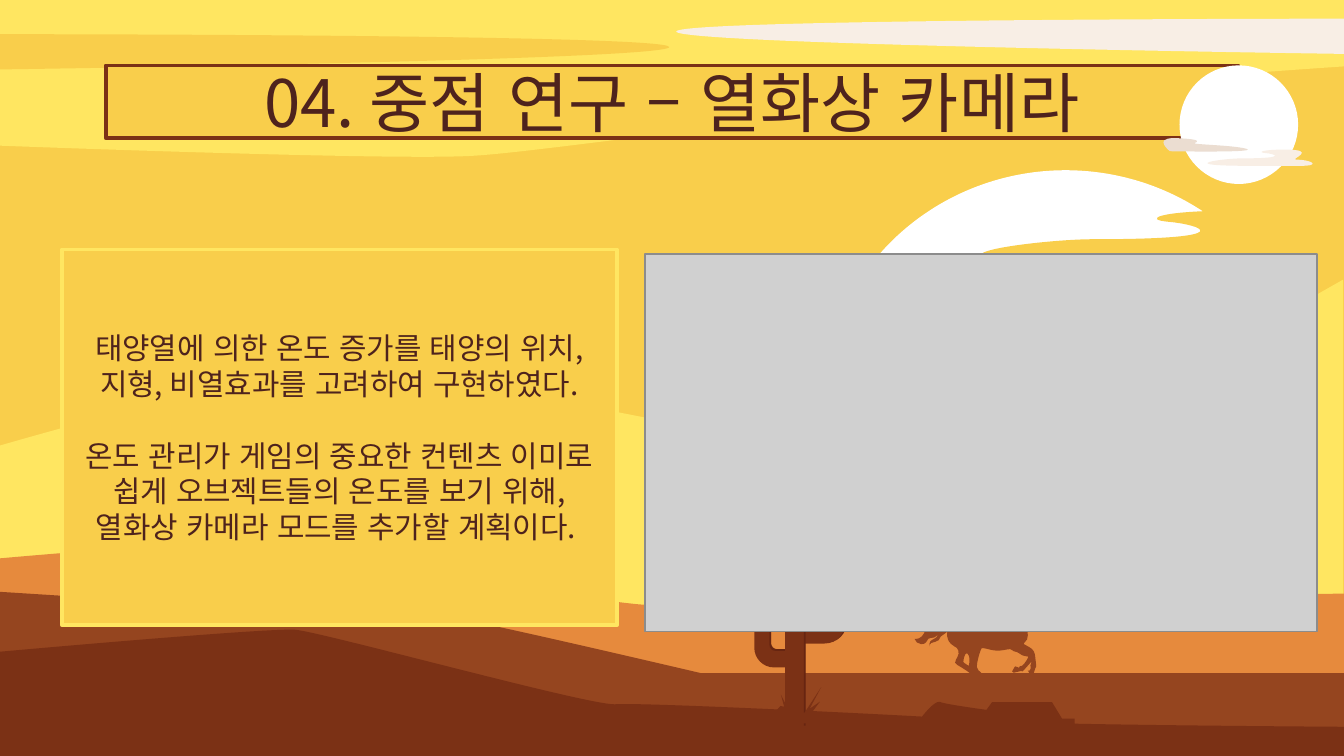
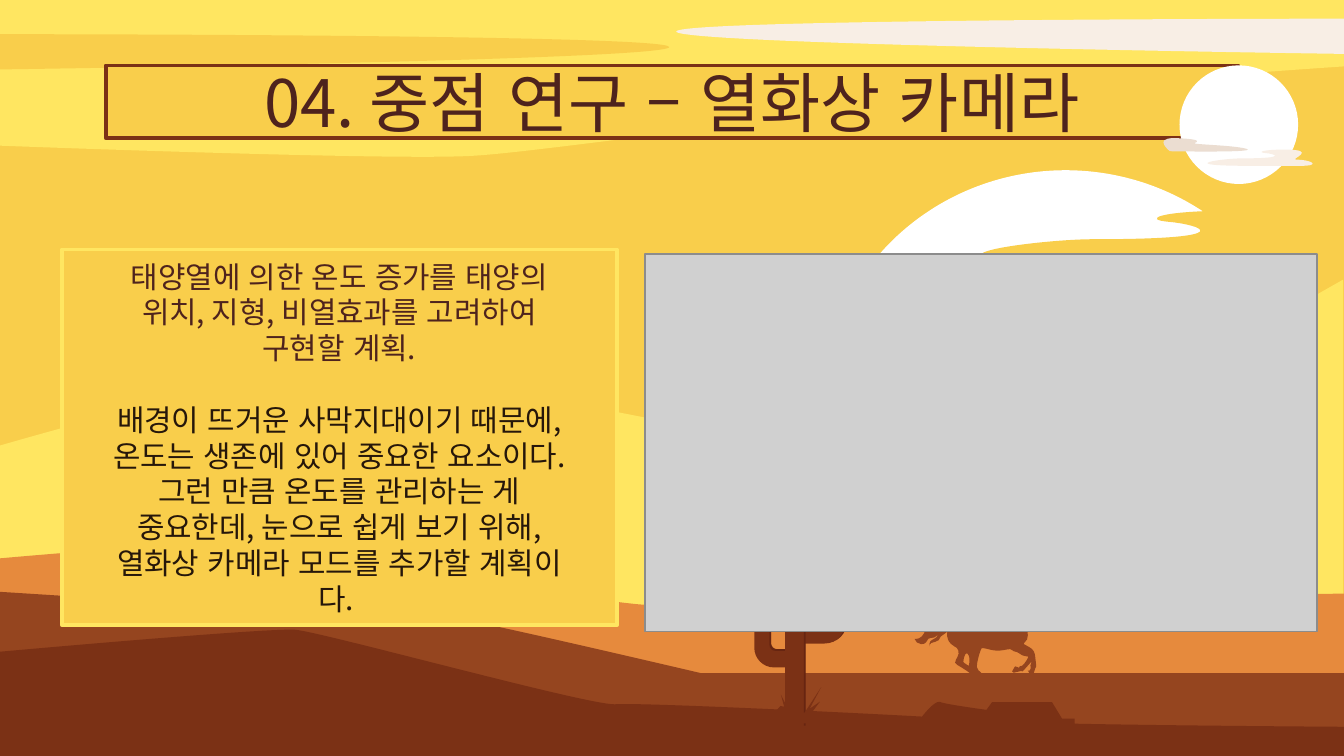
Before and after one commit to kkh3a4a/Survil_project, a slide deck: slide 12 of 기획/졸작제안서-2.pptx. Drawn at 1344x756 pixels with LibreOffice and Linux fonts; fonts in the diff are those of the drawing; grey boxes stand for pictures. Boxes give left, top, right and bottom in pixels: in the first picture for what was removed or moved away, otherwise in the second. Text is boxed around its words. In the diff, an @@ line names an element or a change of style, - is before the commit and + after.

```diff
--- a/기획/졸작제안서-2.pptx
+++ b/기획/졸작제안서-2.pptx
@@ text at box(113, 263, 566, 613): text changed; text colour #4E231D to #26170A @@
-태양열에 의한 온도 증가를 태양의 위치, 지형, 비열효과를 고려하여 구현하였다.
-온도 관리가 게임의 중요한 컨텐츠 이미로 쉽게 오브젝트들의 온도를 보기 위해, 열화상 카메라 모드를 추가할 계획이다.
+태양열에 의한 온도 증가를 태양의 위치, 지형, 비열효과를 고려하여 구현할 계획.
+배경이 뜨거운 사막지대이기 때문에, 온도는 생존에 있어 중요한 요소이다. 그런 만큼 온도를 관리하는 게 중요한데, 눈으로 쉽게 보기 위해, 열화상 카메라 모드를 추가할 계획이다.
```
Also in this commit, not shown: 5 other slides changed, 2 slides added.
